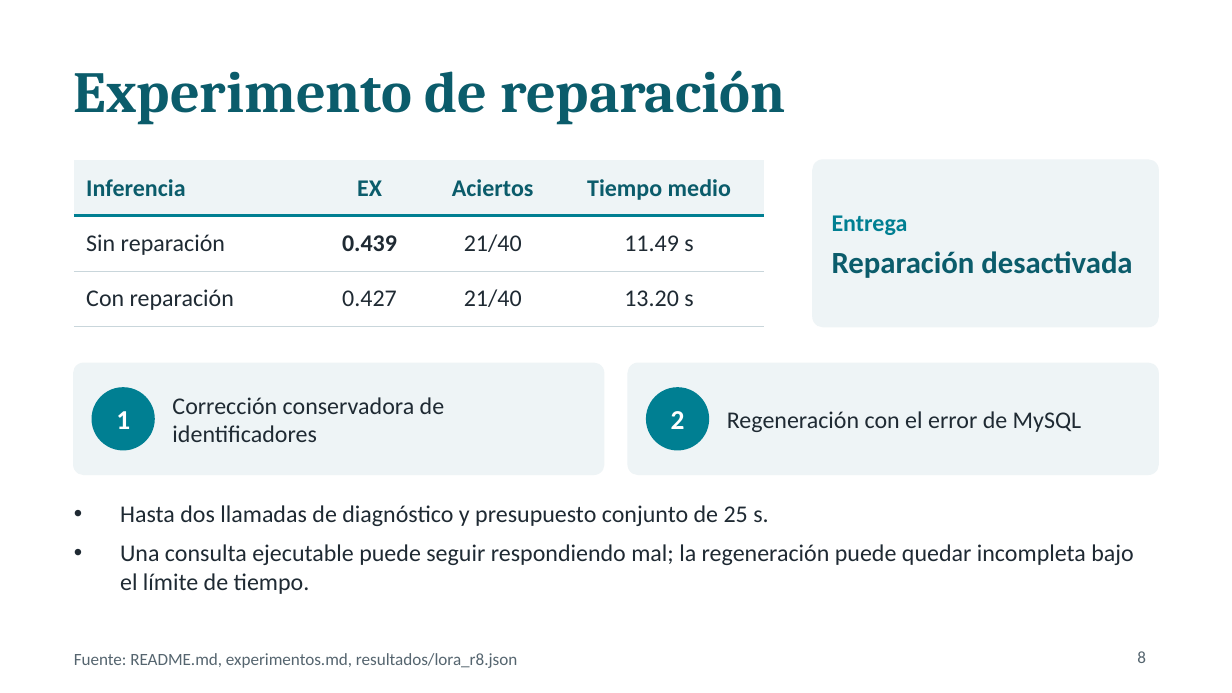
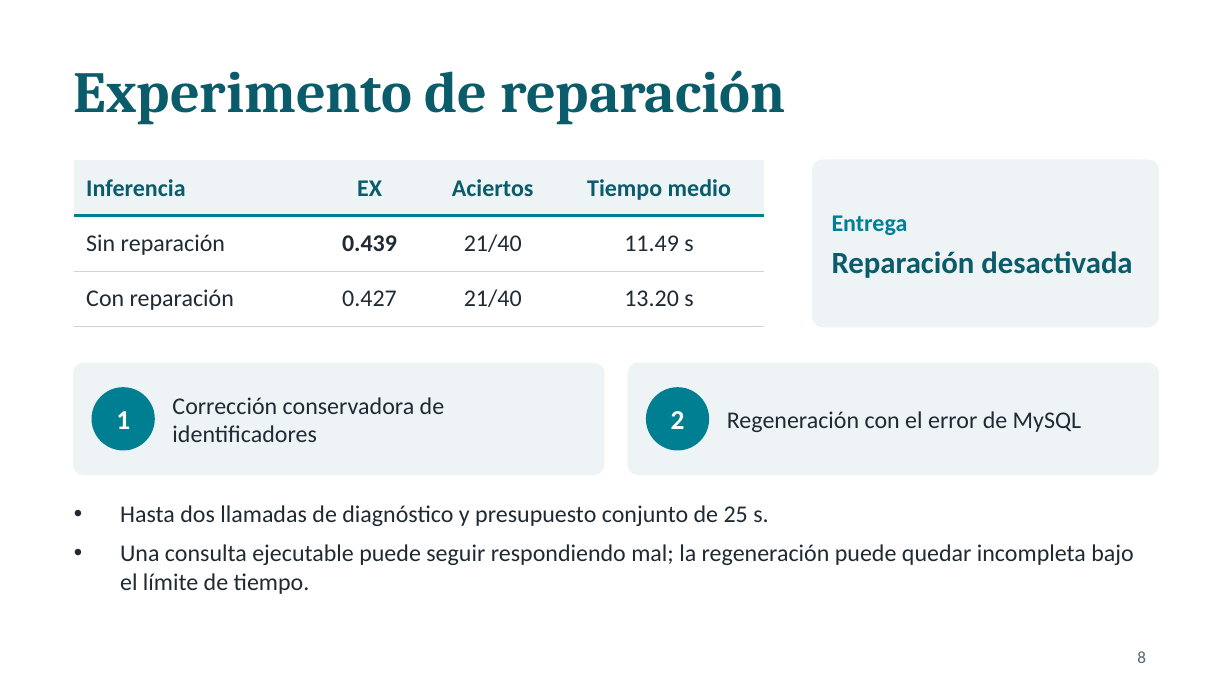
Before and after one commit to Anton17303/Deep-Learning, a slide deck: slide 8 of presentacion_proyecto.pptx. Drawn at 1232x693 pixels with LibreOffice and Linux fonts; fonts in the diff are those of the drawing. Boxes give left, top, right and bottom in pixels: in the first picture for what was removed or moved away, otherwise in the second. Text is boxed around its words. In the diff, an @@ line names an element or a change of style, - is before the commit and + after.

```diff
--- a/presentacion_proyecto.pptx
+++ b/presentacion_proyecto.pptx
@@ text removed at box(74, 653, 517, 668) @@
-Fuente: README.md, experimentos.md, resultados/lora_r8.json
```
Also in this commit, not shown: 10 other slides changed, 14 other files.
